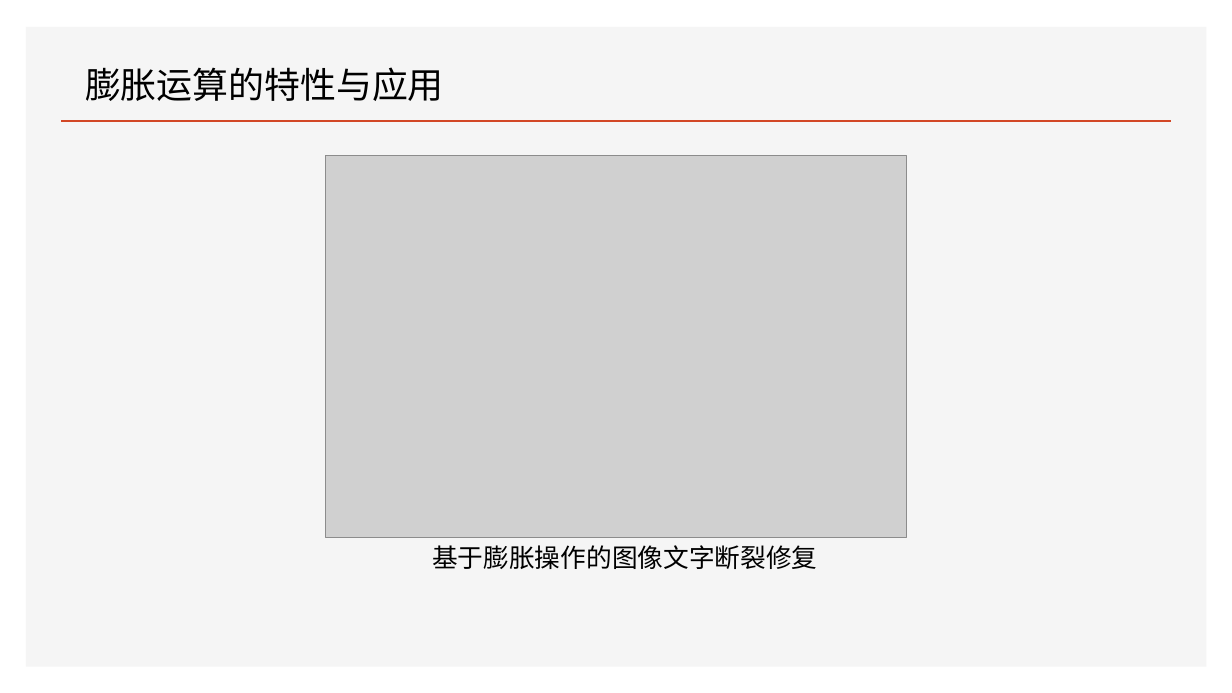
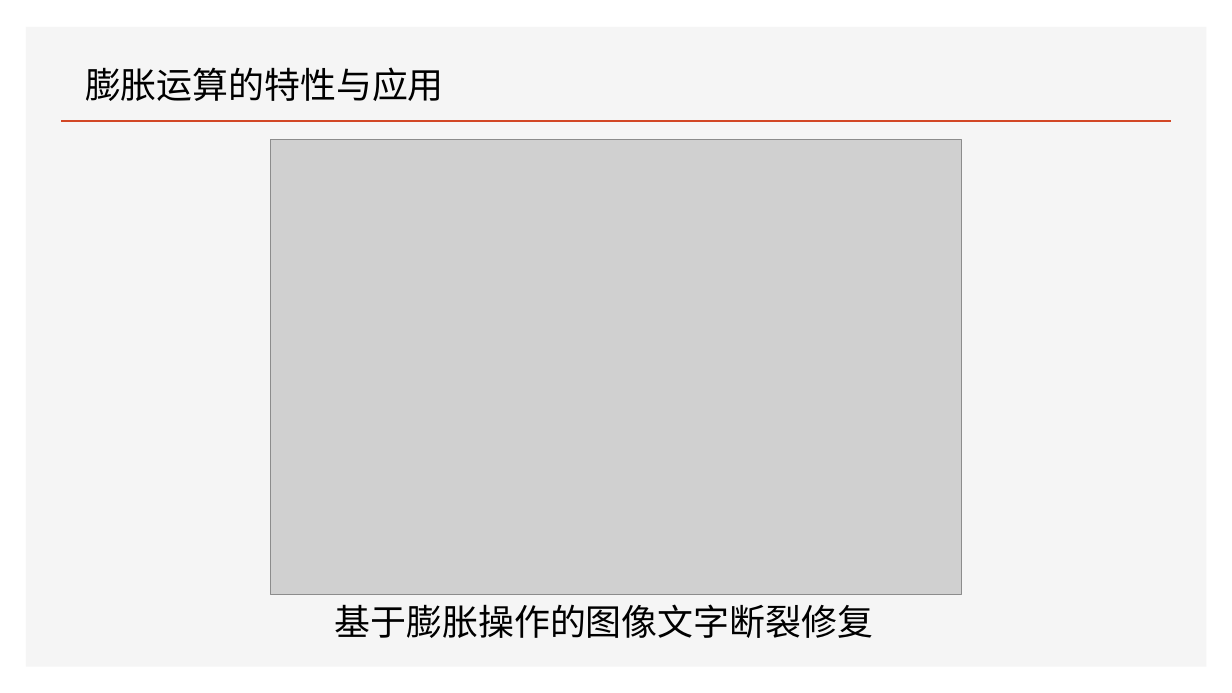
Before and after one commit to FourierAI/image-processing-resources, a slide deck: slide 19 of Lecture/lecture78/基于形态学的数字图像处理.pptx. Drawn at 1232x693 pixels with LibreOffice and Linux fonts; fonts in the diff are those of the drawing; grey boxes stand for pictures. Boxes give left, top, right and bottom in pixels: in the first picture for what was removed or moved away, otherwise in the second. Text is boxed around its words. In the diff, an @@ line names an element or a change of style, - is before the commit and + after.

```diff
--- a/Lecture/lecture78/基于形态学的数字图像处理.pptx
+++ b/Lecture/lecture78/基于形态学的数字图像处理.pptx
@@ picture: place and size @@
-picture at (326,155,907,538)
+picture at (271,140,962,594)
@@ text "基于膨胀操作的图像文字断裂修复": place and size @@
-text "基于膨胀操作的图像文字断裂修复" at (432,545,818,569)
+text "基于膨胀操作的图像文字断裂修复" at (335,604,873,638)
@@ text "基于膨胀操作的图像文字断裂修复" at (335,604,873,638): size 20 to 28 pt @@
```
Also in this commit, not shown: 33 other slides changed, 3 slides added, 1 other file.
